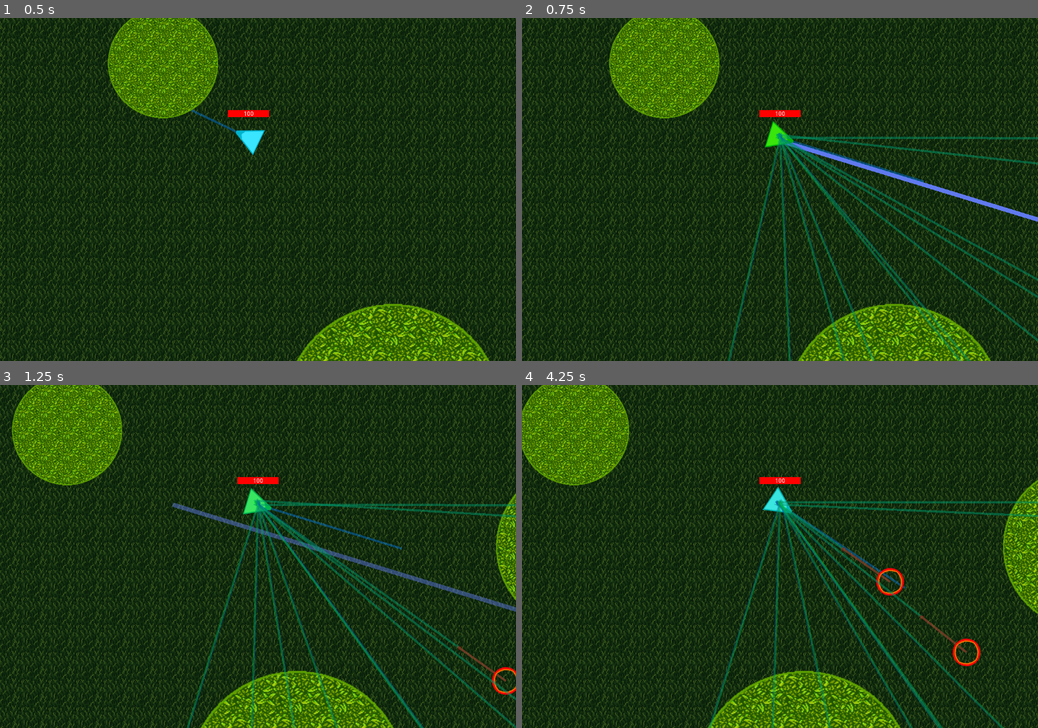
Above: before the commit, frames 1-4 (two rows, left to right).
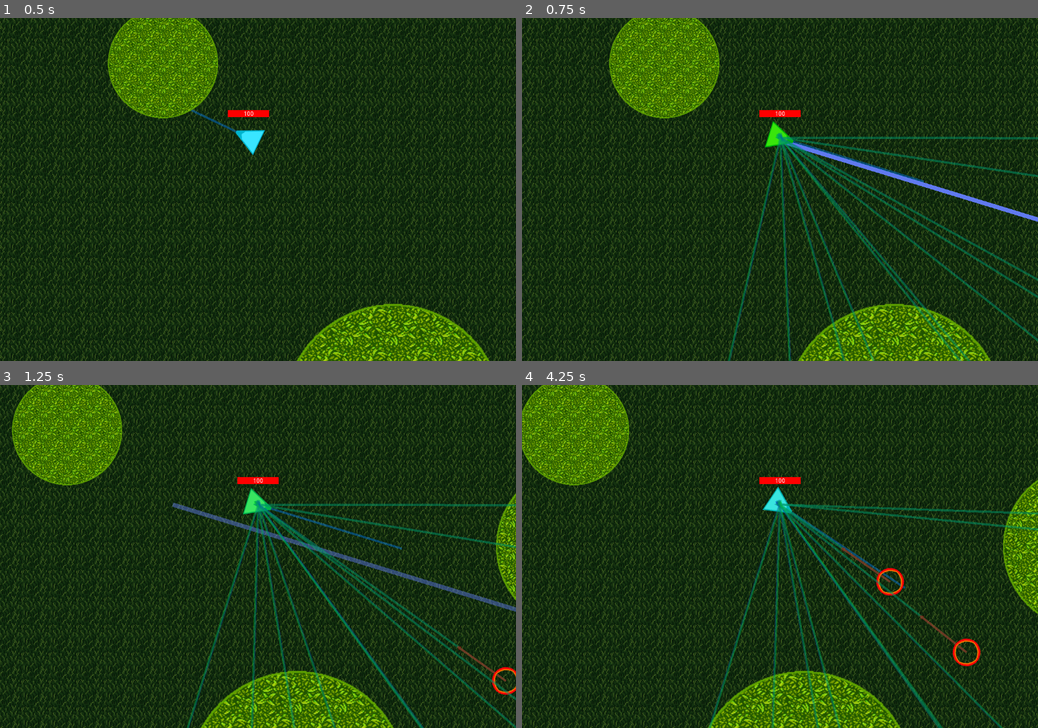
Above: after the commit, the same moments.

Repository: concernedsyndicate/AI
Game: Godot game, scene res://Scenes/MainScene.tscn
Two runs of this game, one before a commit and one after it. Both use one fixed random seed, a clock stepped at 60 frames per second and the inputs below.
Inputs (mouse positions are in pixels of both pictures, inside the frame that each line leads up to):
- Up to frame 1 (0.5 s): no input
- Up to frame 2 (0.75 s): tap Enter at 0.5 s; move the mouse to (893, 172) at 0.52 s; hold Right (right) from 0.53 s (still down); hold Ctrl from 0.53 s (still down); click (893, 172) at 0.67 s
- Up to frame 3 (1.25 s): keep holding Right (right); keep holding Ctrl
- Up to frame 4 (4.25 s): move the mouse to (676, 573) at 1.27 s; release Right (right) at 1.28 s; release Ctrl at 1.28 s; hold S (down) 1.28-2.03 s; tap Ctrl at 1.35, 2.85 s; move the mouse to (831, 481) at 2.02 s; hold Right (right) 2.03-2.78 s; hold Ctrl 2.03-2.78 s; move the mouse to (754, 625) at 2.77 s; hold Up (up) 2.78-3.53 s; click (754, 625) at 2.92 s; move the mouse to (934, 607) at 3.52 s; hold Left (left) from 3.53 s (still down); hold Ctrl from 3.53 s (still down)

Frame 1 is identical in both runs. In frame 2, 0.6% of the frame differs, in the area x 49-100%, y 33-47%; in frame 3, 1.0%; in frame 4, 2.4%, in the area x 49-100%, y 33-100%.

Commit message:
Declip fixed

Diff:
--- a/Scripts/Monster.gd
+++ b/Scripts/Monster.gd
@@ -27,11 +27,11 @@
 	#velocity += arrive(target.position, 2)
 	velocity = (velocity + wander()).clamped(max_speed)
 	velocity += pursuit(target.position)
-	velocity += obstacle_avoidance(get_tree().get_nodes_in_group("obstacles"))
+	speed = velocity.length()
+#	velocity += obstacle_avoidance(get_tree().get_nodes_in_group("obstacles"))
 	position += declip()
 	speed = velocity.length()
 	position += velocity * delta
-	#rotation = velocity.angle()
 	rotation = velocity.angle()
 
 	if is_damaging >= 0:
@@ -123,13 +123,14 @@
 	return steering_force.rotated(rotation)
 
 func declip():
-	var pos = position# + velocity
 	for obstacle in get_tree().get_nodes_in_group("obstacles"):
-		if (obstacle.position - pos).length() < obstacle.radius + radius:
-			return -(obstacle.position - pos).normalized() * ((obstacle.position - pos).length() - obstacle.radius - radius/2)
-	for obstacle in get_tree().get_nodes_in_group("monsters"):
-		if (obstacle.position - pos).length() < obstacle.radius + radius:
-			return -(obstacle.position - pos).normalized() * ((obstacle.position - pos).length() - obstacle.radius - radius/2)
+		if (obstacle.position - position).length() < obstacle.radius + radius:
+			return -(obstacle.position - position).normalized() * ((obstacle.radius + radius) - (obstacle.position - position).length())
+
+	for monster in get_tree().get_nodes_in_group("monsters"):
+		if monster != self and (monster.position - position).length() < monster.radius + radius:
+			monster.position += (monster.position - position).normalized() * ((monster.radius + radius) - (monster.position - position).length())
+			return -(monster.position - position).normalized() * ((monster.radius + radius) - (monster.position - position).length())
 	return Vector2()
 
 const WANDER_RADIUS = 16
